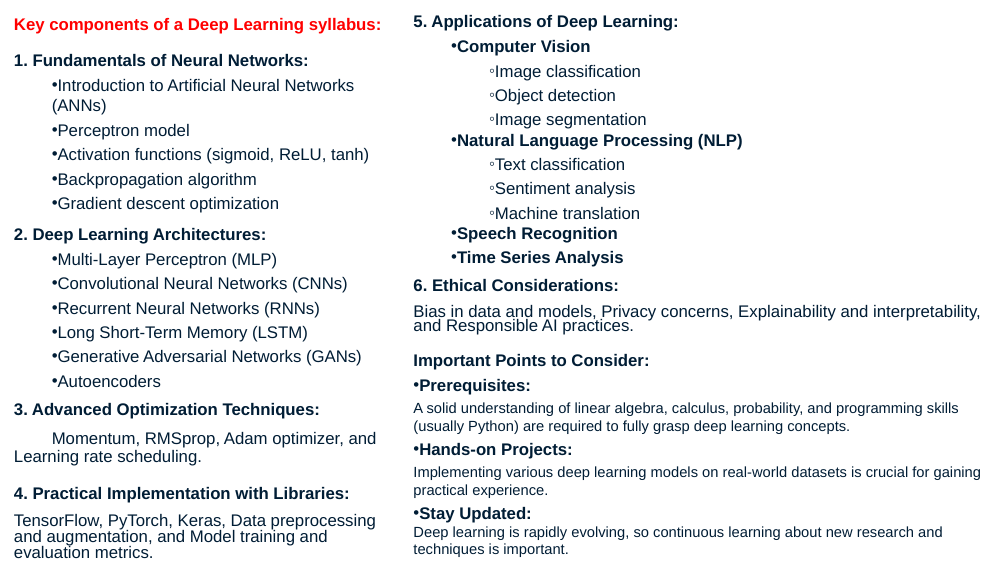
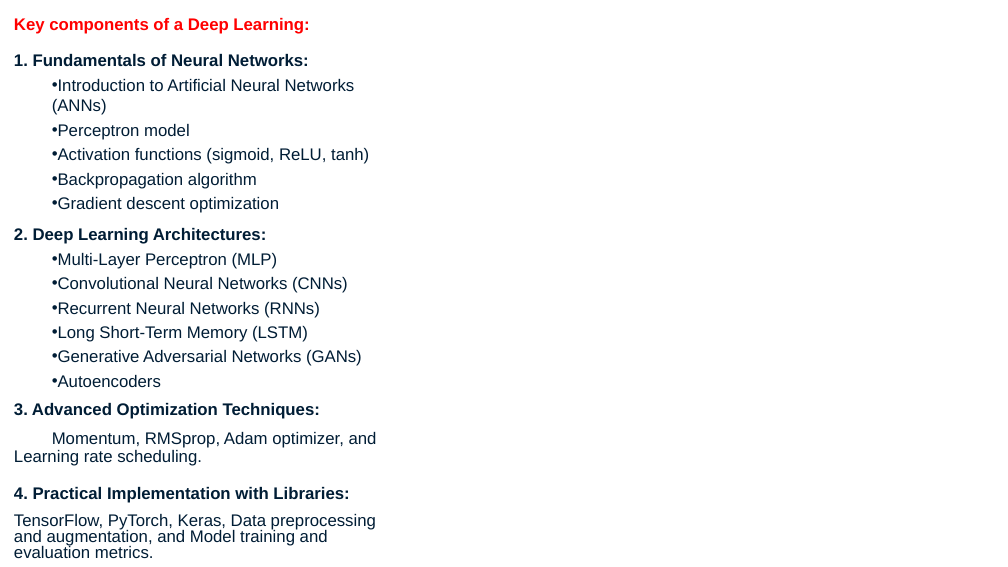
Before and after one commit to shahil04/ds_materials, a slide deck: slide 10 of 9.Deep_learning/class_1_module_9_deep learning__introduction.pptx. Drawn at 1008x567 pixels with LibreOffice and Linux fonts; fonts in the diff are those of the drawing. Boxes give left, top, right and bottom in pixels: in the first picture for what was removed or moved away, otherwise in the second. Text is boxed around its words. In the diff, an @@ line names an element or a change of style, - is before the commit and + after.

```diff
--- a/9.Deep_learning/class_1_module_9_deep learning__introduction.pptx
+++ b/9.Deep_learning/class_1_module_9_deep learning__introduction.pptx
@@ text at [14, 18, 309, 34]: text changed @@
-Key components of a Deep Learning syllabus:
+Key components of a Deep Learning:
@@ text removed at [413, 15, 981, 557] @@
-5. Applications of Deep Learning:
-  • Computer Vision
-    ◦ Image classification
-    ◦ Object detection
-    ◦ Image segmentation
-  • Natural Language Processing (NLP)
-    ◦ Text classification
-    ◦ Sentiment analysis
-    ◦ Machine translation
-  • Speech Recognition
-  • Time Series Analysis
-6. Ethical Considerations:
-Bias in data and models, Privacy concerns, Explainability and interpretability, and Responsible AI practices.
-Important Points to Consider:
-• Prerequisites:
-A solid understanding of linear algebra, calculus, probability, and programming skills (usually Python) are required to fully grasp deep learning concepts.
-• Hands-on Projects:
-Implementing various deep learning models on real-world datasets is crucial for gaining practical experience.
-• Stay Updated:
-Deep learning is rapidly evolving, so continuous learning about new research and techniques is important.
```
Also in this commit, not shown: 6 other slides changed, 2 slides added, 13 slides removed, 26 other files.
